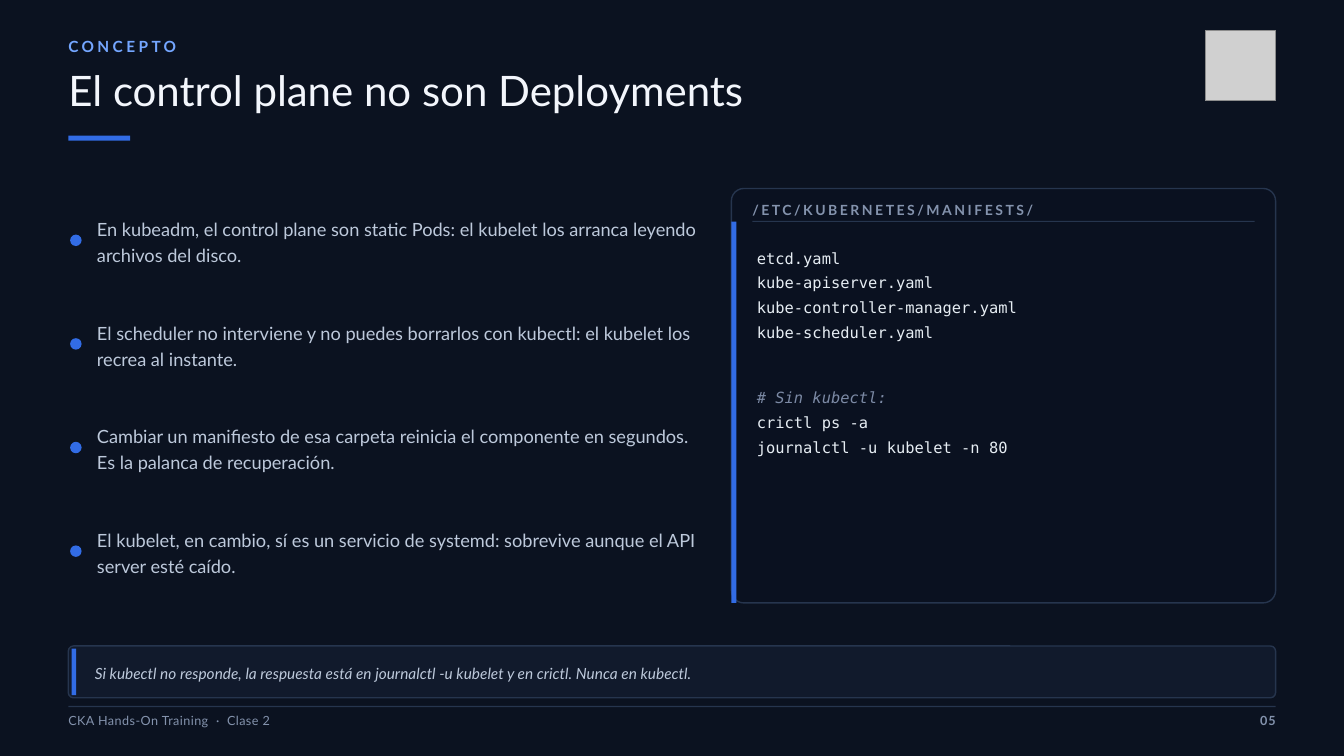
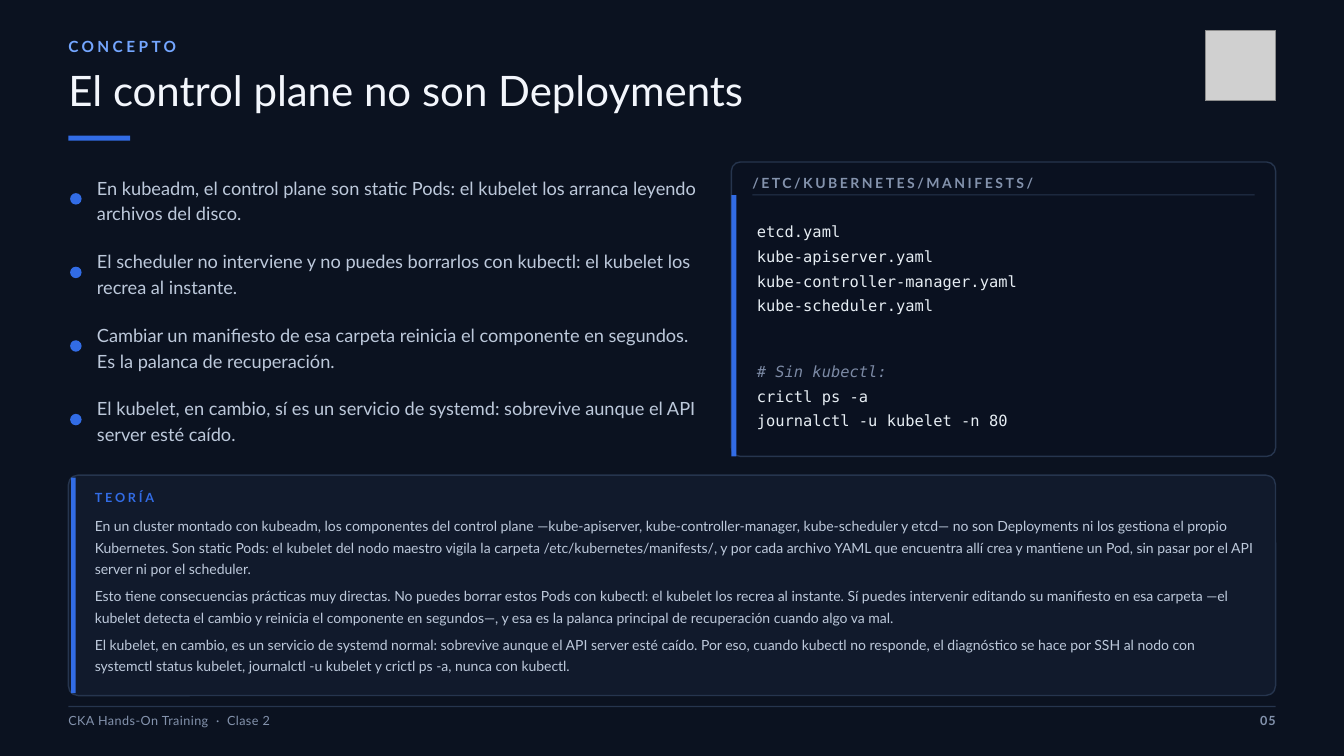
Before and after one commit to brettsacuna/CKA-TRAINING, a slide deck: slide 5 of CLASE-02/01-CLASE-02-CKA.pptx. Drawn at 1344x756 pixels with LibreOffice and Linux fonts; fonts in the diff are those of the drawing; grey boxes stand for pictures. Boxes give left, top, right and bottom in pixels: in the first picture for what was removed or moved away, otherwise in the second. Text is boxed around its words. In the diff, an @@ line names an element or a change of style, - is before the commit and + after.

```diff
--- a/CLASE-02/01-CLASE-02-CKA.pptx
+++ b/CLASE-02/01-CLASE-02-CKA.pptx
@@ text "En kubeadm, el control plane ...": place and size @@
-text "En kubeadm, el control plane ..." at (97,222,696,262)
+text "En kubeadm, el control plane ..." at (97,181,696,220)
@@ rounded rectangle: place and size @@
-rounded rectangle at (732,189,1276,603)
+rounded rectangle at (732,162,1276,457)
@@ text "/ETC/KUBERNETES/MANIFESTS/": place and size @@
-text "/ETC/KUBERNETES/MANIFESTS/" at (752,204,1033,216)
+text "/ETC/KUBERNETES/MANIFESTS/" at (752,177,1033,189)
@@ ellipse: place and size @@
-ellipse at (71,235,82,246)
+ellipse at (71,194,82,205)
@@ rectangle: place and size @@
-rectangle at (732,222,737,603)
+rectangle at (732,196,737,457)
@@ rectangle: place and size @@
-rectangle at (752,221,1254,222)
+rectangle at (752,195,1254,196)
@@ text "El scheduler no interviene y ...": place and size @@
-text "El scheduler no interviene y ..." at (97,326,690,366)
+text "El scheduler no interviene y ..." at (97,254,690,294)
@@ text "etcd.yaml": place and size @@
-text "etcd.yaml" at (757,252,1017,457)
+text "etcd.yaml" at (757,225,1017,430)
@@ ellipse: place and size @@
-ellipse at (71,339,82,350)
+ellipse at (71,267,82,278)
@@ text "Cambiar un manifiesto de esa ...": place and size @@
-text "Cambiar un manifiesto de esa ..." at (97,429,689,472)
+text "Cambiar un manifiesto de esa ..." at (97,328,689,371)
@@ ellipse: place and size @@
-ellipse at (71,442,82,453)
+ellipse at (71,341,82,352)
@@ text "El kubelet, en cambio, sí ...": place and size @@
-text "El kubelet, en cambio, sí ..." at (97,533,695,573)
+text "El kubelet, en cambio, sí ..." at (97,401,695,441)
@@ ellipse: place and size @@
-ellipse at (71,545,82,557)
+ellipse at (71,414,82,425)
@@ rounded rectangle: place and size @@
-rounded rectangle at (69,646,1276,698)
+rounded rectangle at (69,475,1276,696)
@@ rounded rectangle at (69,475,1276,696): proportions changed @@
@@ rectangle: place and size @@
-rectangle at (72,648,76,695)
+rectangle at (72,478,76,694)
@@ text at (95,491,1253,674): text changed; size 11 to 10 pt; italic off @@
-Si kubectl no responde, la respuesta está en journalctl -u kubelet y en crictl. Nunca en kubectl.
+TEORÍA
+En un cluster montado con kubeadm, los componentes del control plane —kube-apiserver, kube-controller-manager, kube-scheduler y etcd— no son Deployments ni los gestiona el propio Kubernetes. Son static Pods: el kubelet del nodo maestro vigila la carpeta /etc/kubernetes/manifests/, y por cada archivo YAML que encuentra allí crea y mantiene un Pod, sin pasar por el API server ni por el scheduler.
+Esto tiene consecuencias prácticas muy directas. No puedes borrar estos Pods con kubectl: el kubelet los recrea al instante. Sí puedes intervenir editando su manifiesto en esa carpeta —el kubelet detecta el cambio y reinicia el componente en segundos—, y esa es la palanca principal de recuperación cuando algo va mal.
+El kubelet, en cambio, es un servicio de systemd normal: sobrevive aunque el API server esté caído. Por eso, cuando kubectl no responde, el diagnóstico se hace por SSH al nodo con systemctl status kubelet, journalctl -u kubelet y crictl ps -a, nunca con kubectl.
@@ text "TEORÍA" at (95,491,1253,674): vertical alignment middle to top @@
```
Also in this commit, not shown: 6 other slides changed, 14 other files.
